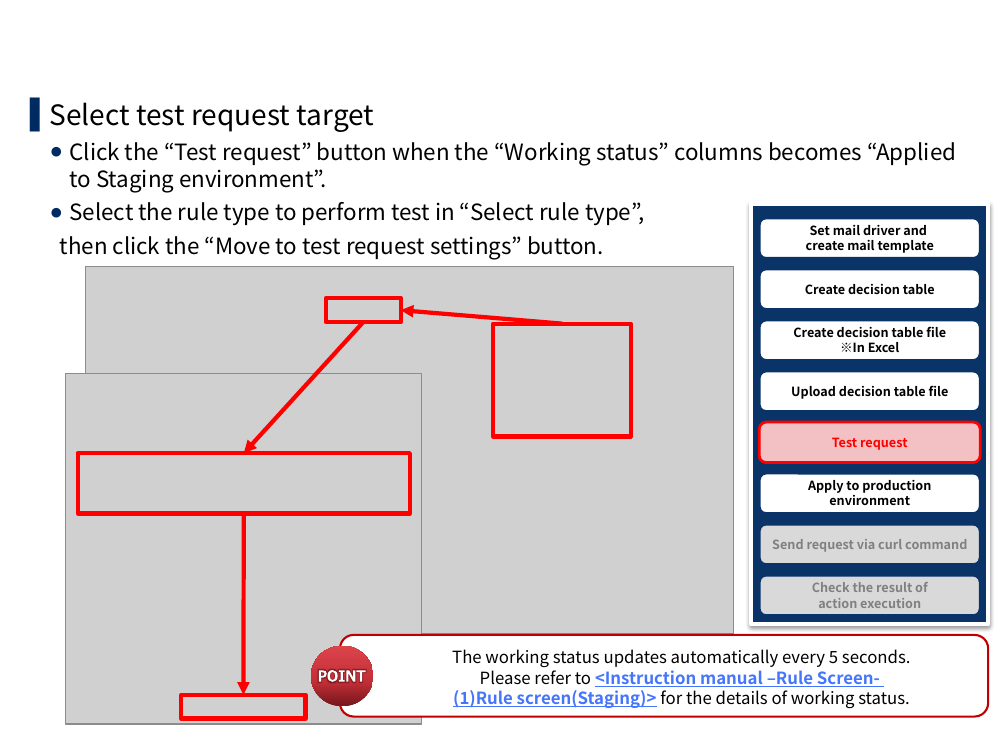
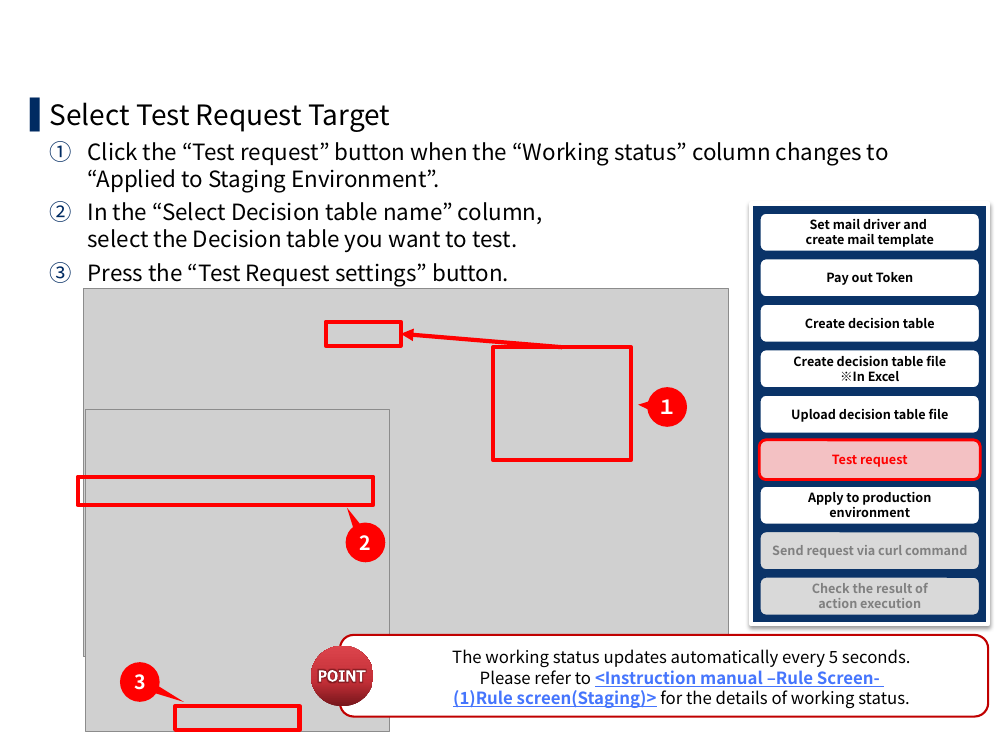
Before and after one commit to exastro-suite/oase-docs, a slide deck: slide 27 of asset/Learn/OASE-quickstart.pptx (slide 22 before the commit). Drawn at 1008x756 pixels with LibreOffice and Linux fonts; fonts in the diff are those of the drawing; grey boxes stand for pictures; background and template pictures are left out. Boxes give left, top, right and bottom in pixels: in the first picture for what was removed or moved away, otherwise in the second. Text is boxed around its words. In the diff, an @@ line names an element or a change of style, - is before the commit and + after.

```diff
--- a/asset/Learn/OASE-quickstart.pptx
+++ b/asset/Learn/OASE-quickstart.pptx
@@ title at <box>50,104,302,283</box>: text changed @@
-3.5 Test request (1/2)
+3.5 Test request (1/3)
@@ text at <box>50,102,889,287</box>: text changed @@
-▌ Select test request target
-  ● Click the “Test request” button when the “Working status” columns becomes “Applied to Staging environment”.
-  ● Select the rule type to perform test in “Select rule type”,
-  then click the “Move to test request settings” button.
+▌ Select Test Request Target
+  1. Click the “Test request” button when the “Working status” column changes to “Applied to Staging Environment”.
+  2. In the “Select Decision table name” column,
+     select the Decision table you want to test.
+  3. Press the “Test Request settings” button.
@@ rounded rectangle "Set mail driver and": place and size @@
-rounded rectangle "Set mail driver and" at <box>759,218,980,258</box>
+rounded rectangle "Set mail driver and" at <box>759,213,980,252</box>
@@ rounded rectangle added at <box>759,258,980,297</box>, fill #FFFFFF, outline #0A3368 2 pt, 9 pt, text #000000, bold @@
+Pay out Token
@@ picture: place and size @@
-picture at <box>86,267,734,634</box>
+picture at <box>84,288,729,656</box>
@@ arrow removed from (363, 323) to (244, 454) @@
@@ rounded rectangle "Create decision table": place and size @@
-rounded rectangle "Create decision table" at <box>759,269,980,309</box>
+rounded rectangle "Create decision table" at <box>759,303,980,343</box>
@@ rounded rectangle "Create decision table file": place and size @@
-rounded rectangle "Create decision table file" at <box>759,320,980,360</box>
+rounded rectangle "Create decision table file" at <box>759,349,980,388</box>
@@ speech bubble added at <box>647,387,686,426</box>, fill #FF0000, 14 pt, text #FFFFFF, bold @@
+１
@@ picture: place and size @@
-picture at <box>66,374,421,725</box>
+picture at <box>85,409,389,731</box>
@@ 2 rectangles, 1 arrow, 1 rounded rectangle: place and size @@
-2 rectangles, 1 arrow, 1 rounded rectangle at <box>326,298,980,436</box>
+2 rectangles, 1 arrow, 1 rounded rectangle at <box>326,322,980,460</box>
@@ rounded rectangle "Test request": place and size @@
-rounded rectangle "Test request" at <box>759,422,980,463</box>
+rounded rectangle "Test request" at <box>759,439,980,479</box>
@@ rectangle: place and size @@
-rectangle at <box>78,454,410,514</box>
+rectangle at <box>78,477,373,505</box>
@@ rounded rectangle "Apply to production": place and size @@
-rounded rectangle "Apply to production" at <box>759,473,980,513</box>
+rounded rectangle "Apply to production" at <box>759,486,980,525</box>
@@ arrow removed from (244, 513) to (243, 695) @@
@@ speech bubble added at <box>346,523,385,562</box>, fill #FF0000, 14 pt, text #FFFFFF, bold @@
+2
@@ rounded rectangle "Send request via curl command": place and size @@
-rounded rectangle "Send request via curl command" at <box>759,524,980,564</box>
+rounded rectangle "Send request via curl command" at <box>759,531,980,571</box>
@@ speech bubble added at <box>120,662,159,702</box>, fill #FF0000, 14 pt, text #FFFFFF, bold @@
+3
@@ rectangle: place and size @@
-rectangle at <box>181,695,305,719</box>
+rectangle at <box>175,706,299,730</box>
```
Also in this commit, not shown: 25 other slides changed, 8 slides added, 1 slide removed, 8 other files.
